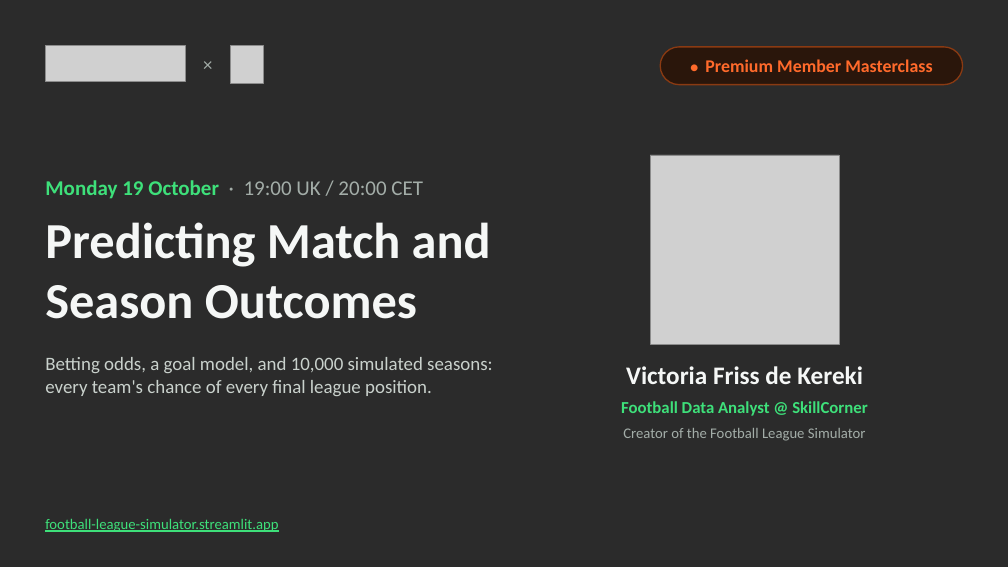
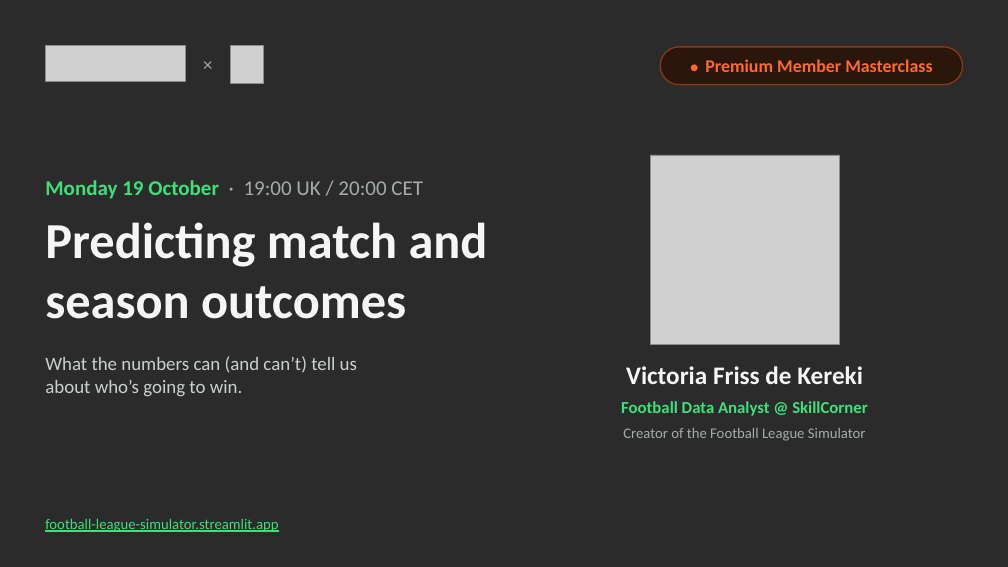
Before and after one commit to vickyfriss/Football-analytics, a slide deck: slide 1 of 202610 - 2 - Football Leagues Masterclass Deck (TGG).pptx. Drawn at 1008x567 pixels with LibreOffice and Linux fonts; fonts in the diff are those of the drawing; grey boxes stand for pictures; background and template pictures are left out; a plain dark background stands for a picture behind light text. Boxes give left, top, right and bottom in pixels: in the first picture for what was removed or moved away, otherwise in the second. Text is boxed around its words. In the diff, an @@ line names an element or a change of style, - is before the commit and + after.

```diff
--- a/202610 - 2 - Football Leagues Masterclass Deck (TGG).pptx
+++ b/202610 - 2 - Football Leagues Masterclass Deck (TGG).pptx
@@ text at [45, 222, 488, 319]: text changed @@
-Predicting Match and
-Season Outcomes
+Predicting match and
+season outcomes
@@ text at [45, 356, 357, 396]: text changed @@
-Betting odds, a goal model, and 10,000 simulated seasons:
-every team's chance of every final league position.
+What the numbers can (and can’t) tell us
+about who’s going to win.
```
Also in this commit, not shown: 25 other slides changed.
